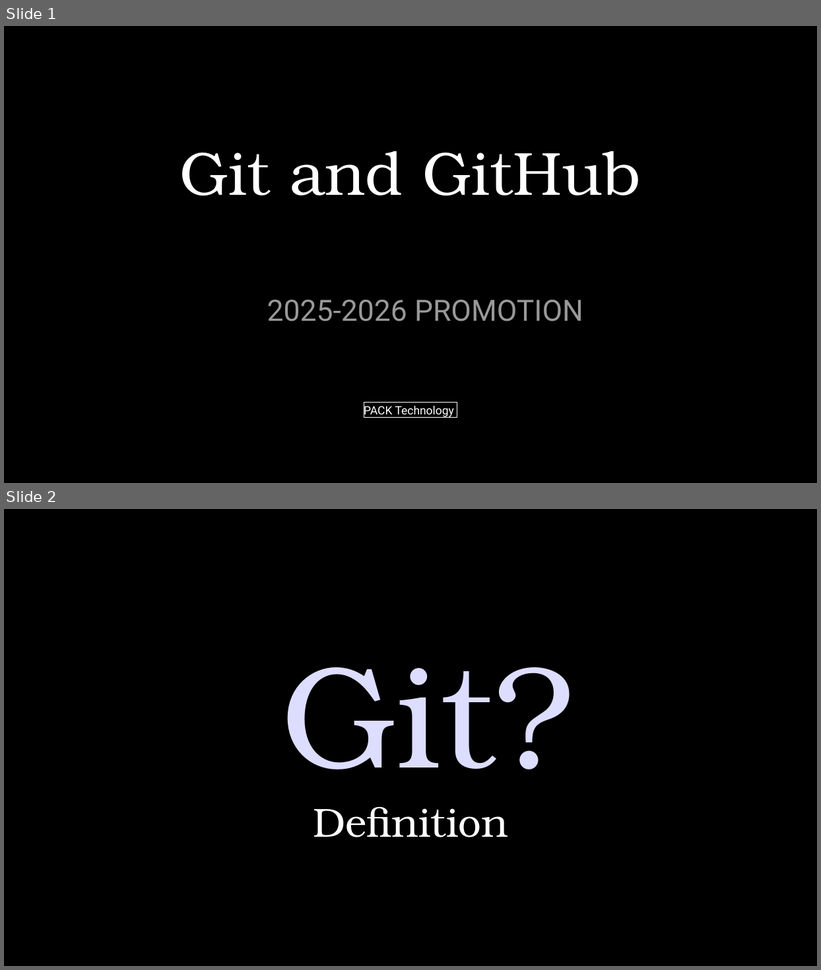
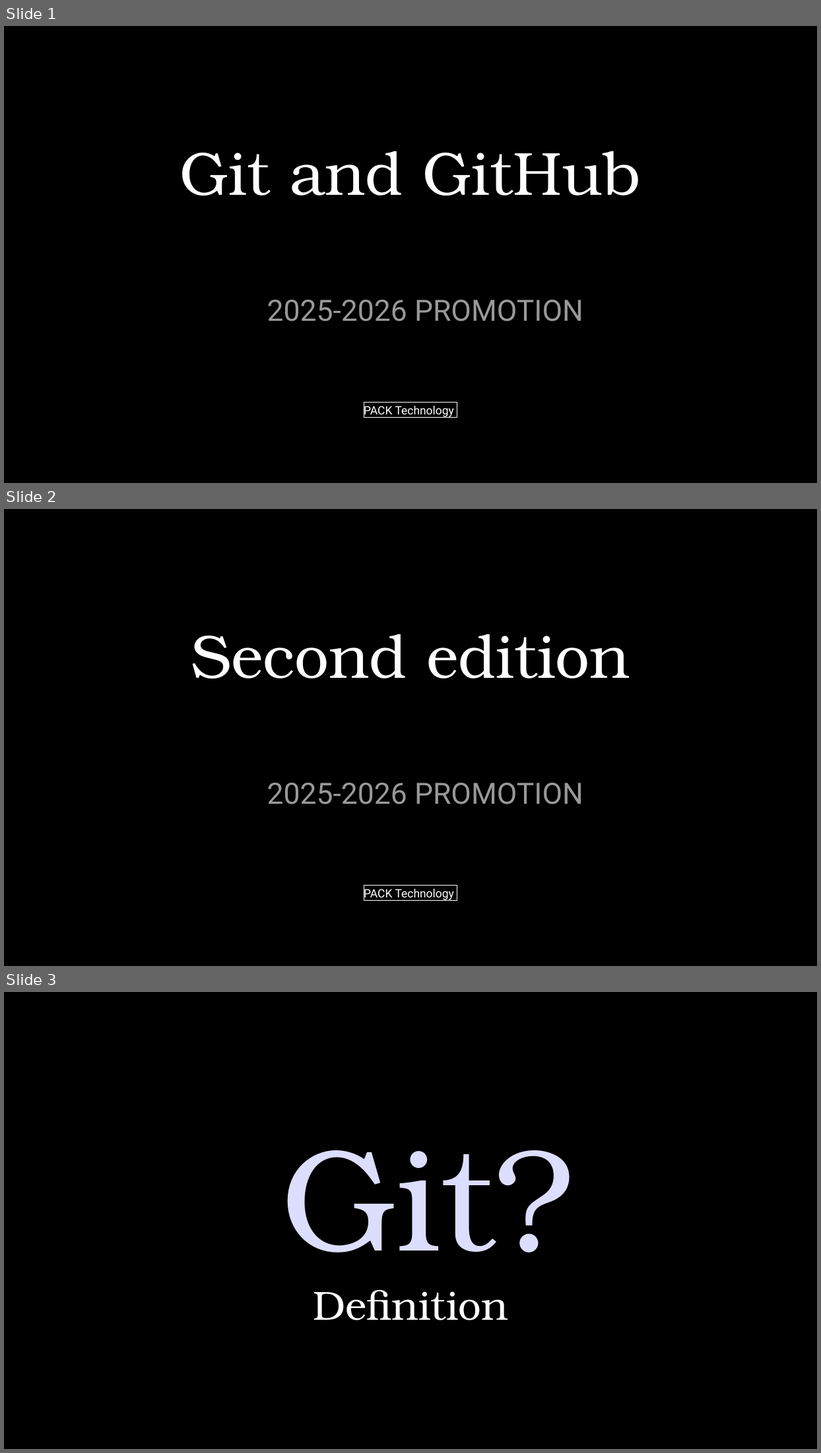
Before and after one commit to jamesnda/git_notes, a slide deck: Git and GitHub.pptx. Shown one above the other, each under a label of ours: slides 1 and 2 before the commit, slides 1, 2 and 3 after it. The pictures are 821x970 and 821x1453 pixels, drawn with LibreOffice and Linux fonts; fonts in the diff are those of the drawing. Boxes give left, top, right and bottom in pixels: in the first picture for what was removed or moved away, otherwise in the second. Text is boxed around its words. In the diff, an @@ line names an element or a change of style, - is before the commit and + after.

```diff
--- a/Git and GitHub.pptx
+++ b/Git and GitHub.pptx
@@ slide 2 added at (4,509,817,966), background #000000 @@
@@ title added at (191,634,630,679), 54 pt, text #FFFFFF @@
+Second edition
@@ subtitle added at (267,783,583,805), 26 pt, text #999999 @@
+2025-2026 PROMOTION
@@ text added at (364,885,457,901), outline #FFFFFF 0.75 pt, 10.2 pt, text #FFFFFF @@
+PACK Technology
@@ what was slide 2 is now slide 3 @@
```
